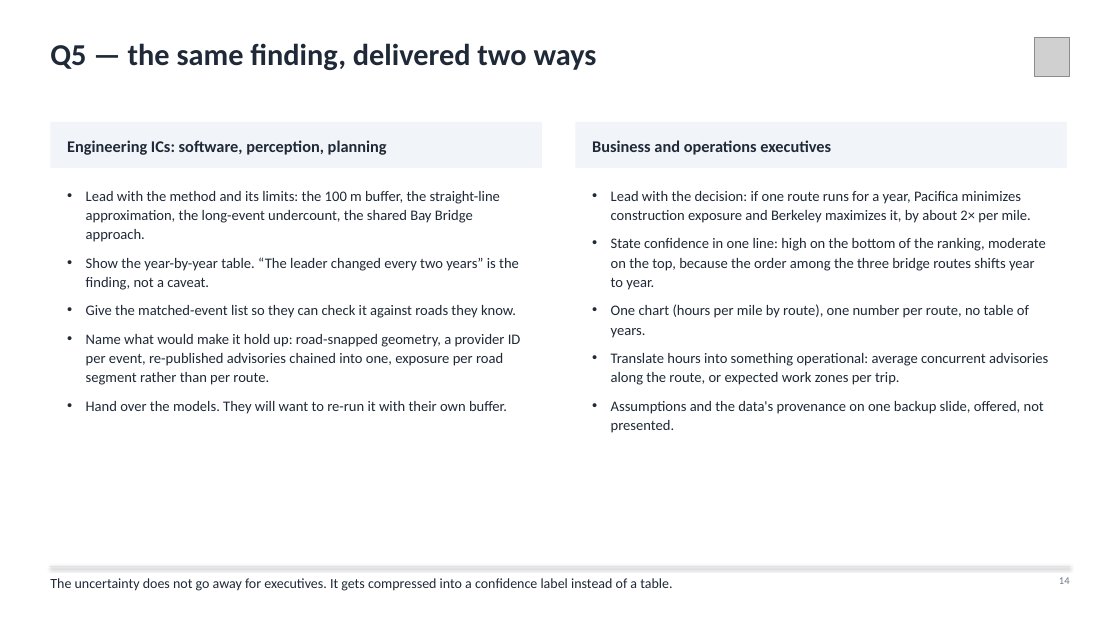
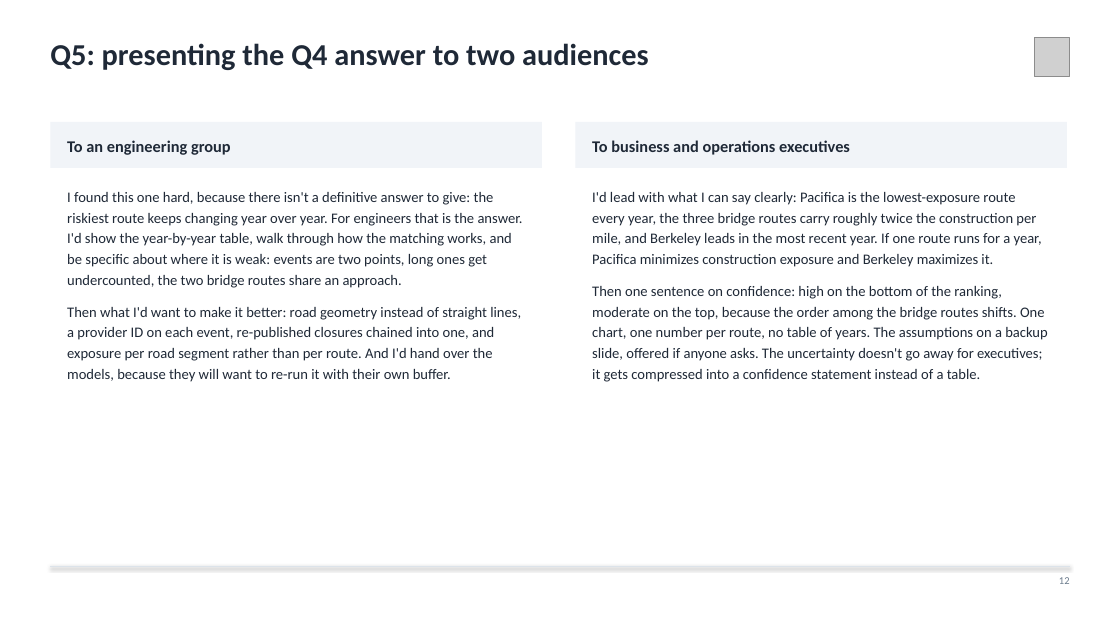
Before and after one commit to agmcdonald24/aurura_case, a slide deck: slide 12 of reports/Aurora_Construction_Take_Home.pptx (slide 14 before the commit). Drawn at 1120x630 pixels with LibreOffice and Linux fonts; fonts in the diff are those of the drawing; grey boxes stand for pictures. Boxes give left, top, right and bottom in pixels: in the first picture for what was removed or moved away, otherwise in the second. Text is boxed around its words. In the diff, an @@ line names an element or a change of style, - is before the commit and + after.

```diff
--- a/reports/Aurora_Construction_Take_Home.pptx
+++ b/reports/Aurora_Construction_Take_Home.pptx
@@ text at [50,43,648,70]: text changed @@
-Q5 — the same finding, delivered two ways
+Q5: presenting the Q4 answer to two audiences
@@ text at [67,140,231,155]: text changed @@
-Engineering ICs: software, perception, planning
+To an engineering group
@@ text at [592,140,850,155]: text changed @@
-Business and operations executives
+To business and operations executives
@@ text at [67,192,523,382]: text changed @@
-• Lead with the method and its limits: the 100 m buffer, the straight-line approximation, the long-event undercount, the shared Bay Bridge approach.
-• Show the year-by-year table. “The leader changed every two years” is the finding, not a caveat.
-• Give the matched-event list so they can check it against roads they know.
-• Name what would make it hold up: road-snapped geometry, a provider ID per event, re-published advisories chained into one, exposure per road segment rather than per route.
-• Hand over the models. They will want to re-run it with their own buffer.
+I found this one hard, because there isn't a definitive answer to give: the riskiest route keeps changing year over year. For engineers that is the answer. I'd show the year-by-year table, walk through how the matching works, and be specific about where it is weak: events are two points, long ones get undercounted, the two bridge routes share an approach.
+Then what I'd want to make it better: road geometry instead of straight lines, a provider ID on each event, re-published closures chained into one, and exposure per road segment rather than per route. And I'd hand over the models, because they will want to re-run it with their own buffer.
@@ text at [592,192,1047,382]: text changed @@
-• Lead with the decision: if one route runs for a year, Pacifica minimizes construction exposure and Berkeley maximizes it, by about 2× per mile.
-• State confidence in one line: high on the bottom of the ranking, moderate on the top, because the order among the three bridge routes shifts year to year.
-• One chart (hours per mile by route), one number per route, no table of years.
-• Translate hours into something operational: average concurrent advisories along the route, or expected work zones per trip.
-• Assumptions and the data's provenance on one backup slide, offered, not presented.
+I'd lead with what I can say clearly: Pacifica is the lowest-exposure route every year, the three bridge routes carry roughly twice the construction per mile, and Berkeley leads in the most recent year. If one route runs for a year, Pacifica minimizes construction exposure and Berkeley maximizes it.
+Then one sentence on confidence: high on the bottom of the ranking, moderate on the top, because the order among the bridge routes shifts. One chart, one number per route, no table of years. The assumptions on a backup slide, offered if anyone asks. The uncertainty doesn't go away for executives; it gets compressed into a confidence statement instead of a table.
@@ text removed at [50,578,672,591] @@
-The uncertainty does not go away for executives. It gets compressed into a confidence label instead of a table.
@@ text at [1059,577,1070,584]: text changed @@
-14
+12
```
Also in this commit, not shown: 9 other slides changed, 5 slides added, 7 slides removed, 36 other files.
